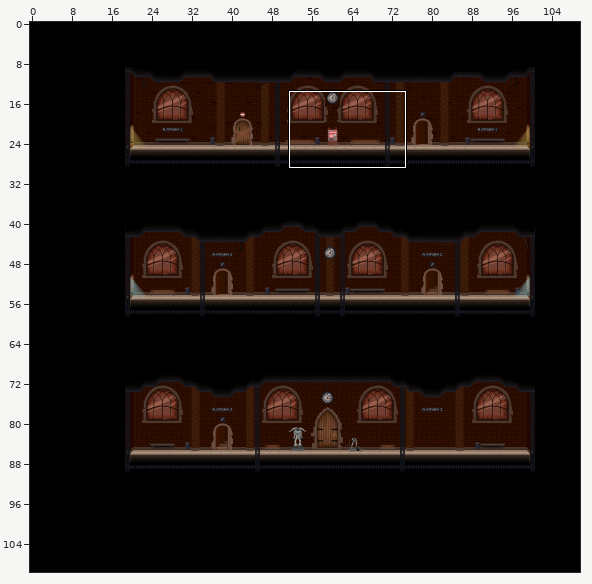
A Tiled map gets an edit: Railwaytohell/Assets/Maps/EC.tmx. Above, an overview of the earlier version with the close-up marked.
Close-up. First the earlier version:
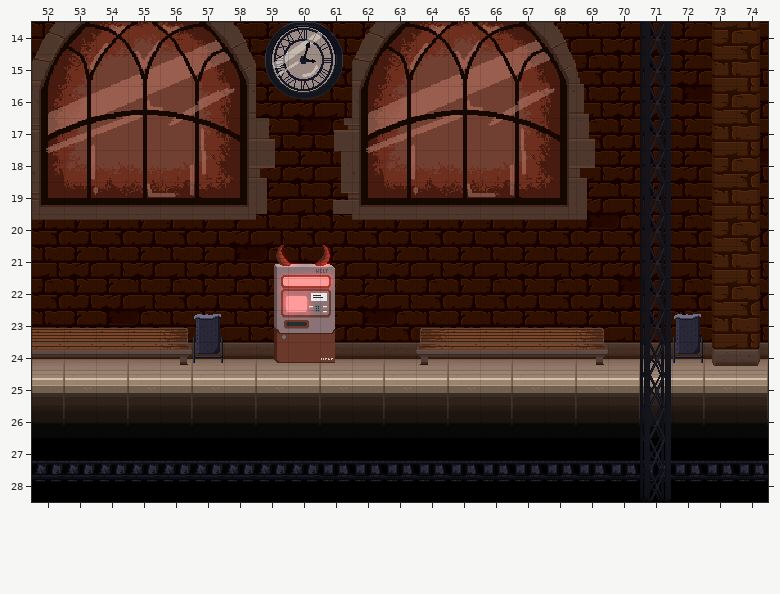
Cells are 32x32 px. Shown: x 52..74, y 14..28.
And afterwards:
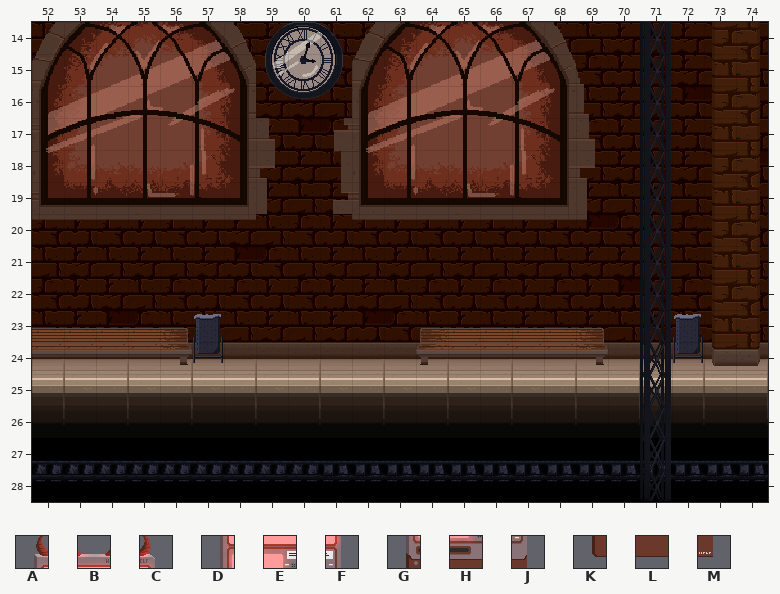
Key: from "background3": A 6554, B 6555, C 6556, D 6713, E 6714, F 6715, G 6872, H 6873, J 6874, K 7031, L 7032, M 7033.
_ is an empty cell.
Change:
Layer "Decoracion":
y 21: x 59..61 ABC -> ___
y 22: x 59..61 DEF -> ___
y 23: x 59..61 GHJ -> ___
y 24: x 59..61 KLM -> ___
